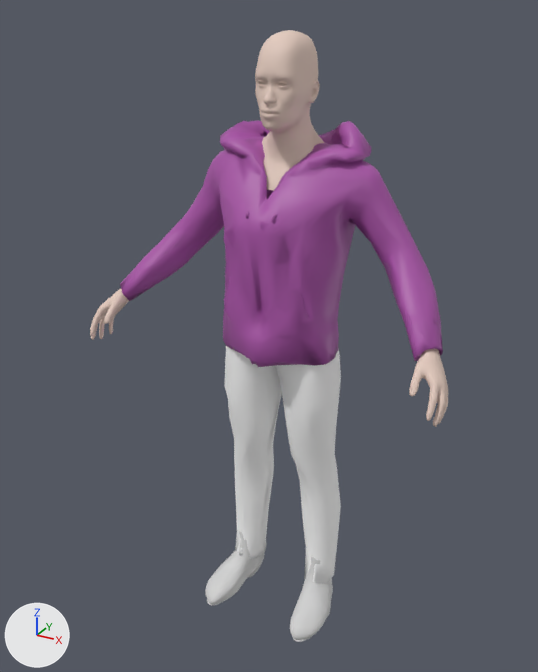
The glTF model assets/people/mh/yonas.dress-warm.lod.glb: old version first, new version second.
Before and after are seen from a 50 mm lens placed at (1.013, -1.563, 1.585), pointed at (-0.042, 0.354, 0.627). Every picture has the same lights, and +X, +Y and +Z are marked at lower left. The first picture is the older version. Vertices at exactly the same position are counted once.

In view in the first picture: 'body', 'clothes:elvs_hooded_sweat_jacket1', 'clothes:punkduck_male_classic_jeans', 'clothes:toigo_ankle_boots_male', 'head'.
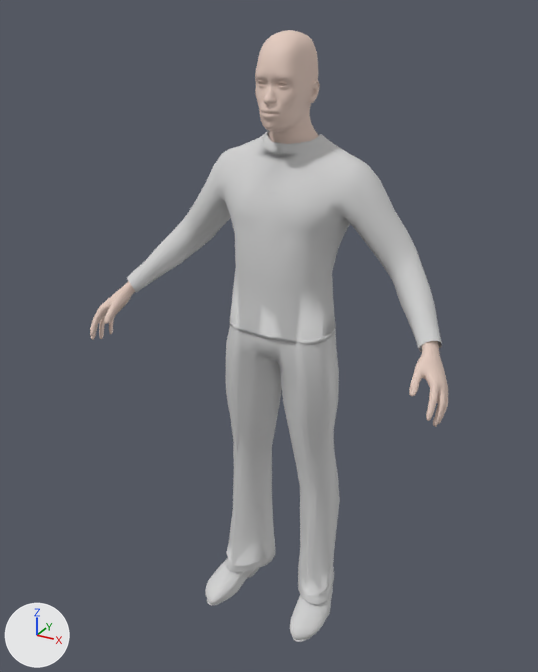
The newer file is also turned or shifted as a whole; pictures and numbers use the older file's frame.

Changed parts and their boxes (x1, y1, x2, y2) in the pictures (538 x 672 px):
```json
{"object": "clothes:elvs_hooded_sweat_jacket1", "change": "deleted", "before": [120, 121, 443, 367]}
{"object": "clothes:toigo_fisherman_sweater", "change": "added", "after": [127, 130, 442, 352]}
{"object": "clothes:elvs_male_trouser", "change": "added", "after": [226, 326, 340, 605]}
{"object": "clothes:punkduck_male_classic_jeans", "change": "deleted", "before": [224, 346, 341, 584]}
{"part": 1, "of": "me_head", "change": "built on", "before": [262, 132, 323, 191], "after": [308, 132, 317, 141]}
```

Edits to the scene script, one JSON object a line:
```json
{"op": "add", "block": "mat_clothes_toigo_fisherman_sweater", "code": ["mat_clothes_toigo_fisherman_sweater = principled_material('clothes:toigo_fisherman_sweater')", "mat_clothes_toigo_fisherman_sweater.base_color = (0.64, 0.64, 0.64)  # light grey #d1d1d1", "mat_clothes_toigo_fisherman_sweater.roughness = 0.804"]}
{"op": "add", "block": "mat_clothes_elvs_male_trouser", "code": ["mat_clothes_elvs_male_trouser = principled_material('clothes:elvs_male_trouser')", "mat_clothes_elvs_male_trouser.base_color = (0.64, 0.64, 0.64)  # light grey #d1d1d1"]}
{"block": "me_head", "where": "# used by ob_head; location = (0.0, 0.0, 0.0)"}
{"op": "remove", "block": "me_head", "code": "me_head.from_pydata(...)  # 2526 vertices, 4993 faces; spans x -0.192..0.176, y 0.261..0.495, z 1.104..1.531"}
{"op": "add", "block": "me_head", "code": "me_head.from_pydata(...)  # 2406 vertices, 4774 faces; spans x -0.095..0.106, y 0.26..0.49, z 1.193..1.531"}
{"block": "me_head", "change": "me_head part 1"}
{"block": "me_head", "change": "127 vertices are removed from x -0.192..0.176, y 0.306..0.495, z 1.104..1.228"}
{"block": "me_head", "change": "239 faces are deleted"}
{"block": "me_head", "change": "1 vertex moves from x 0.09, y 0.443, z 1.227 to x 0.094, y 0.445, z 1.234"}
{"block": "me_head", "change": "7 vertices are added at x -0.095..0.083, y 0.406..0.481, z 1.215..1.237"}
{"block": "me_head", "change": "20 new faces join them"}
{"block": "me_head", "change": "other edits to the shape of me_head do not show in these pictures"}
{"op": "add", "block": "me_clothes_toigo_fisherman_sweater", "code": ["me_clothes_toigo_fisherman_sweater = bpy.data.meshes.new('clothes:toigo_fisherman_sweater')", "me_clothes_toigo_fisherman_sweater.from_pydata(...)  # 665 vertices, 1248 faces; spans x -0.535..0.535, y -0.129..0.163, z -1.45..-0.855", "me_clothes_toigo_fisherman_sweater.materials.append(mat_clothes_toigo_fisherman_sweater)  # light grey #d1d1d1"]}
{"op": "add", "block": "me_clothes_elvs_male_trouser", "code": ["me_clothes_elvs_male_trouser = bpy.data.meshes.new('clothes:elvs_male_trouser')", "me_clothes_elvs_male_trouser.from_pydata(...)  # 565 vertices, 1061 faces; spans x -0.205..0.216, y -0.113..0.14, z -2.462..-1.333", "me_clothes_elvs_male_trouser.materials.append(mat_clothes_elvs_male_trouser)  # light grey #d1d1d1"]}
{"op": "remove", "block": "ob_clothes_elvs_hooded_sweat_jacket1", "code": ["ob_clothes_elvs_hooded_sweat_jacket1 = bpy.data.objects.new('clothes:elvs_hooded_sweat_jacket1', me_clothes_elvs_hooded_sweat_jacket1)", "ob_clothes_elvs_hooded_sweat_jacket1.location = (0.0, 0.0, 0.0)"]}
{"op": "remove", "block": "ob_clothes_punkduck_male_classic_jeans", "code": ["ob_clothes_punkduck_male_classic_jeans = bpy.data.objects.new('clothes:punkduck_male_classic_jeans', me_clothes_punkduck_male_classic_jeans)", "ob_clothes_punkduck_male_classic_jeans.location = (0.0, 0.0, 0.0)"]}
{"op": "add", "block": "ob_clothes_toigo_fisherman_sweater", "code": ["ob_clothes_toigo_fisherman_sweater = bpy.data.objects.new('clothes:toigo_fisherman_sweater', me_clothes_toigo_fisherman_sweater)", "ob_clothes_toigo_fisherman_sweater.location = (0.0, 0.366, 2.113)"]}
{"op": "add", "block": "ob_clothes_elvs_male_trouser", "code": ["ob_clothes_elvs_male_trouser = bpy.data.objects.new('clothes:elvs_male_trouser', me_clothes_elvs_male_trouser)", "ob_clothes_elvs_male_trouser.location = (0.0, 0.366, 2.113)"]}
```
